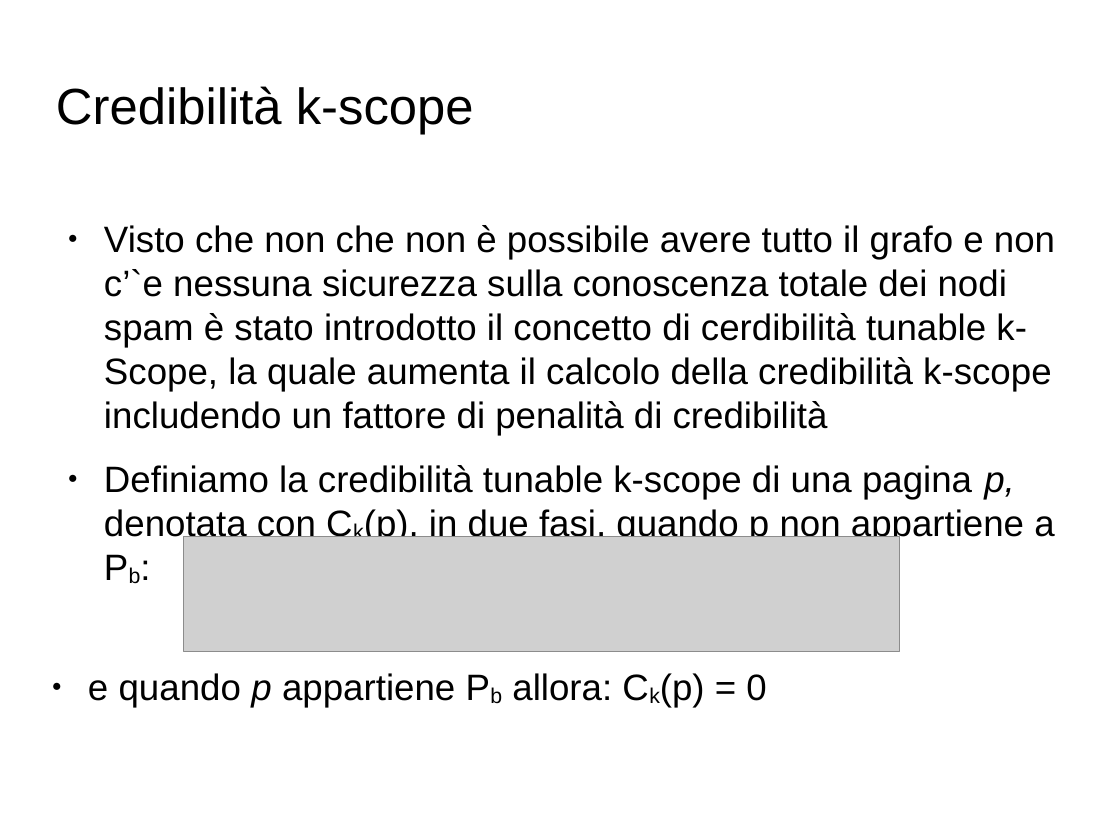
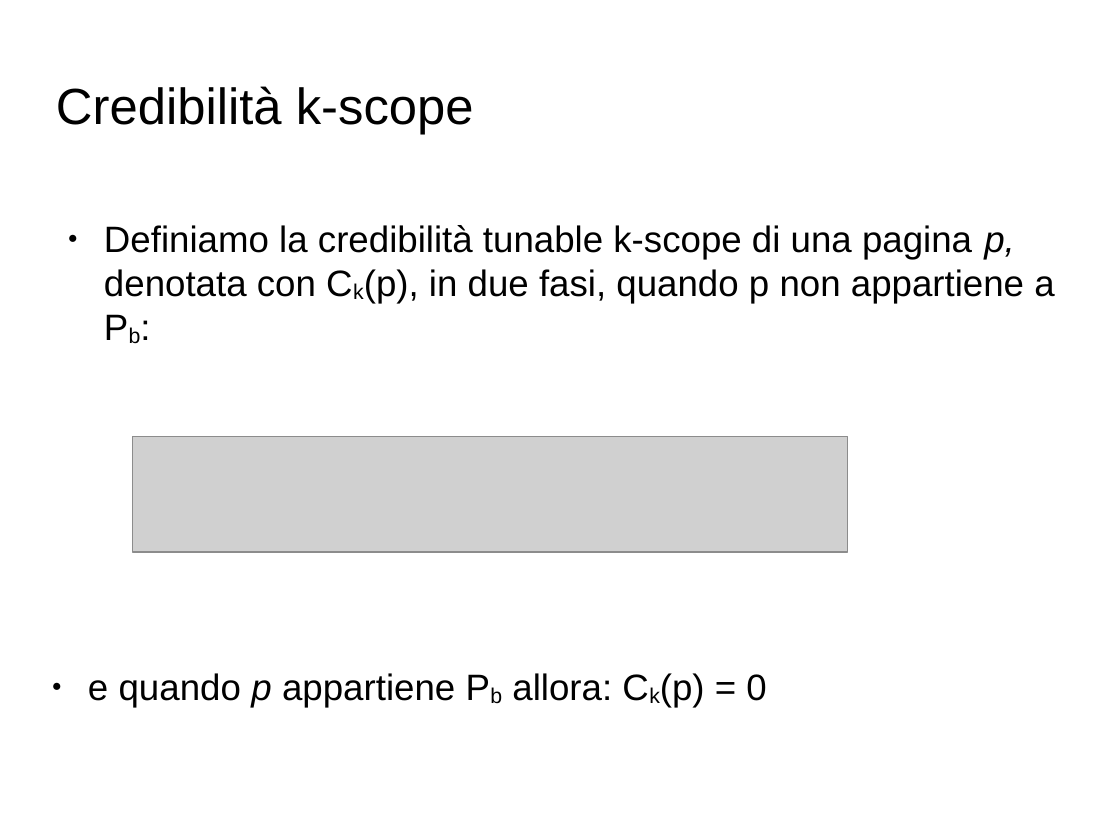
Before and after one commit to Toolanto/presentation, a slide deck: slide 126 of presentazione.odp (slide 123 before the commit). Drawn at 1120x840 pixels with LibreOffice and Linux fonts; fonts in the diff are those of the drawing; grey boxes stand for pictures; background and template pictures are left out. Boxes give left, top, right and bottom in pixels: in the first picture for what was removed or moved away, otherwise in the second. Text is boxed around its words. In the diff, an @@ line names an element or a change of style, - is before the commit and + after.

```diff
--- a/presentazione.odp
+++ b/presentazione.odp
@@ text at [104, 225, 1055, 436]: paragraph removed @@
-● Visto che non che non è possibile avere tutto il grafo e non c’`e nessuna sicurezza sulla conoscenza totale dei nodi spam è stato introdotto il concetto di cerdibilità tunable k-Scope, la quale aumenta il calcolo della credibilità k-scope includendo un fattore di penalità di credibilità
@@ picture: place and size @@
-picture at [184, 537, 899, 652]
+picture at [133, 436, 849, 552]
```
Also in this commit, not shown: 51 other slides changed, 12 slides added, 4 slides removed, 1 other file.
